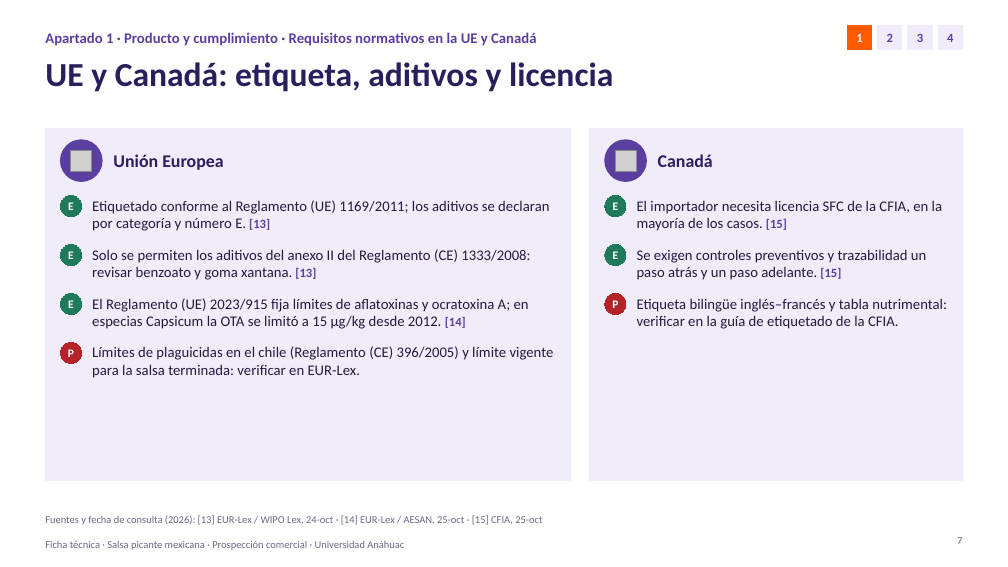
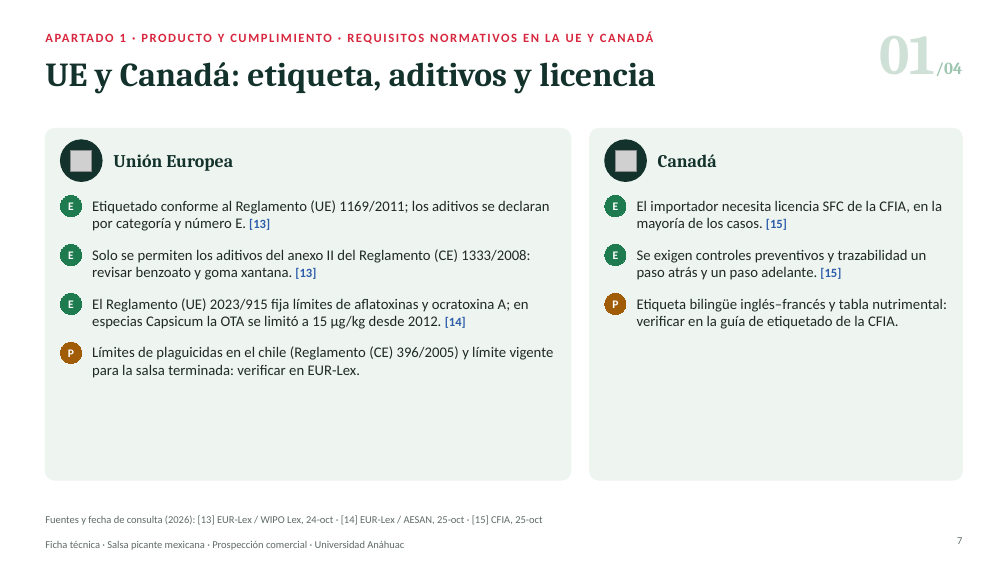
Before and after one commit to psiantonioochoa-design/Arquitectura, a slide deck: slide 7 of comercio-exterior/Ficha técnica · Salsa picante · Viabilidad arancelaria y de mercado.pptx. Drawn at 1008x567 pixels with LibreOffice and Linux fonts; fonts in the diff are those of the drawing; grey boxes stand for pictures. Boxes give left, top, right and bottom in pixels: in the first picture for what was removed or moved away, otherwise in the second. Text is boxed around its words. In the diff, an @@ line names an element or a change of style, - is before the commit and + after.

```diff
--- a/comercio-exterior/Ficha técnica · Salsa picante · Viabilidad arancelaria y de mercado.pptx
+++ b/comercio-exterior/Ficha técnica · Salsa picante · Viabilidad arancelaria y de mercado.pptx
@@ rectangle removed at [848,26,872,50] @@
-1
@@ rectangle removed at [878,26,902,50] @@
-2
@@ rectangle removed at [908,26,932,50] @@
-3
@@ rectangle removed at [938,26,963,50] @@
-4
@@ font Calibri to Cambria, text colour #2B1E5C to #13322B in 3 elements at [113,154,233,171], [658,154,717,167], [45,62,655,94] @@
@@ text at [120,34,594,42]: text changed; size 14 to 12 pt; text colour #5B3FA0 to #D7263D @@
-Apartado 1 · Producto y cumplimiento · Requisitos normativos en la UE y Canadá
+APARTADO 1 · PRODUCTO Y CUMPLIMIENTO · REQUISITOS NORMATIVOS EN LA UE Y CANADÁ
@@ text added at [879,36,963,76], 16 pt, text #9CC5AF, bold @@
+01/04
@@ rectangle removed at [45,129,571,480] @@
@@ rounded rectangle added at [45,129,571,480], fill #EEF4F0, outline #EEF4F0 1 pt @@
@@ ellipse at [60,140,102,181]: fill #5B3FA0 to #13322B; outline #5B3FA0 1 pt to #13322B 1 pt @@
@@ rectangle removed at [590,129,963,480] @@
@@ rounded rectangle added at [590,129,963,480], fill #EEF4F0, outline #EEF4F0 1 pt @@
@@ ellipse at [605,140,647,181]: fill #5B3FA0 to #13322B; outline #5B3FA0 1 pt to #13322B 1 pt @@
@@ text "Etiquetado conforme al Reglamento (UE) ..." at [92,200,549,231]: text colour #231B3D to #1F2A24; text colour #5B3FA0 to #2D5DA8 in "[13]" @@
@@ text "El importador necesita licencia SFC ..." at [637,200,942,231]: text colour #231B3D to #1F2A24; text colour #5B3FA0 to #2D5DA8 in "[15]" @@
@@ text "Solo se permiten los aditivos ..." at [92,249,530,280]: text colour #231B3D to #1F2A24; text colour #5B3FA0 to #2D5DA8 in "[13]" @@
@@ text "Se exigen controles preventivos y ..." at [637,249,926,280]: text colour #231B3D to #1F2A24; text colour #5B3FA0 to #2D5DA8 in "[15]" @@
@@ text "El Reglamento (UE) 2023/915 fija ..." at [92,298,529,329]: text colour #231B3D to #1F2A24; text colour #5B3FA0 to #2D5DA8 in "[14]" @@
@@ ellipse "P" at [605,293,626,315]: fill #B4232A to #A15C07; outline #B4232A 0.75 pt to #A15C07 0.75 pt @@
@@ text "Etiqueta bilingüe inglés–francés y tabla ..." at [637,298,947,329]: text colour #231B3D to #1F2A24 @@
@@ ellipse "P" at [60,343,82,364]: fill #B4232A to #A15C07; outline #B4232A 0.75 pt to #A15C07 0.75 pt @@
@@ text "Límites de plaguicidas en el ..." at [92,346,554,378]: text colour #231B3D to #1F2A24 @@
@@ text colour #6E6787 to #5F6B66 in 3 elements at [45,541,404,550], [45,515,542,525], [957,537,962,544] @@
```
Also in this commit, not shown: 23 other slides changed, 1 other file.
